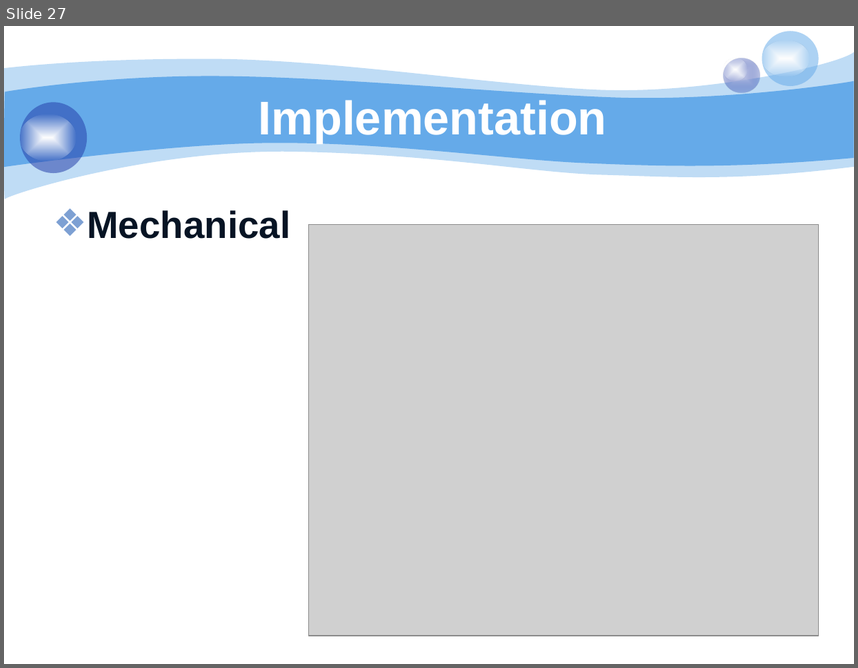
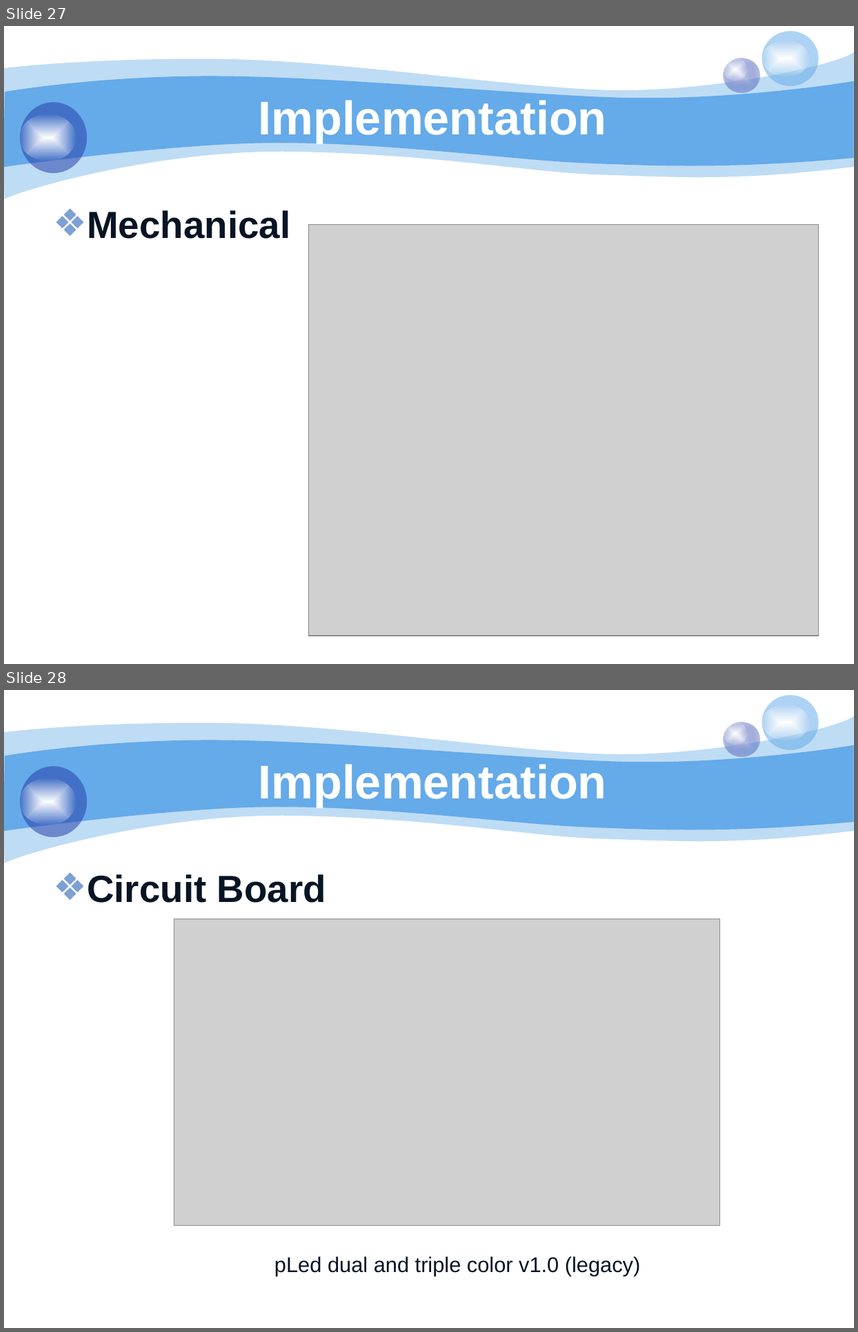
Before and after one commit to bachdx60343/pled, a slide deck: 06. Temp/pLED 2014.pptx. Shown one above the other, each under a label of ours: slide 27 before the commit, slides 27 and 28 after it. The pictures are 858x668 and 858x1332 pixels, drawn with LibreOffice and Linux fonts; fonts in the diff are those of the drawing; grey boxes stand for pictures; background and template pictures are left out. Boxes give left, top, right and bottom in pixels: in the first picture for what was removed or moved away, otherwise in the second. Text is boxed around its words. In the diff, an @@ line names an element or a change of style, - is before the commit and + after.

```diff
--- a/06. Temp/pLED 2014.pptx
+++ b/06. Temp/pLED 2014.pptx
@@ slide 28 added at [4, 690, 854, 1328], background #FFFFFF; not listed: 8 template elements that a slide beside it also shows @@
@@ title added at [258, 764, 606, 807], 40 pt, text #FFFFFF, bold @@
+Implementation
@@ text added at [87, 874, 326, 903], 32 pt, text #071424, bold @@
+❖ Circuit Board
@@ picture added at [174, 918, 720, 1225] @@
@@ text added at [274, 1256, 640, 1275], 18 pt, text #071424 @@
+pLed dual and triple color v1.0 (legacy)
```
Also in this commit, not shown: 4 slides changed, 6 other slides added, 6 slides removed.
